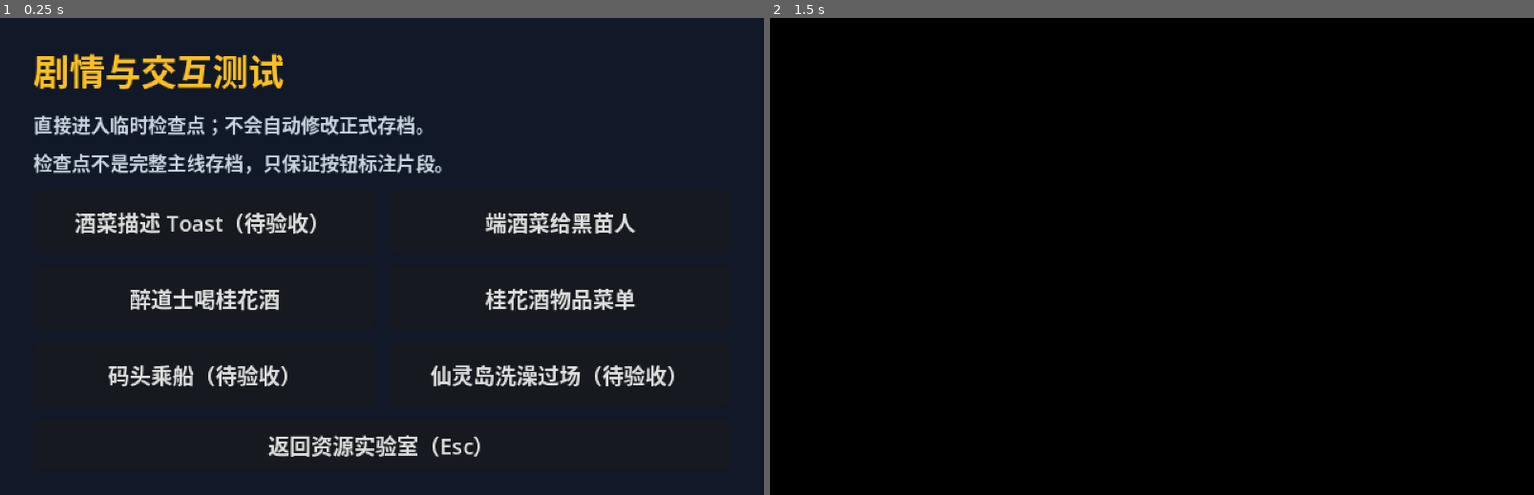
Above: before the commit, frames 1-2 (left to right).
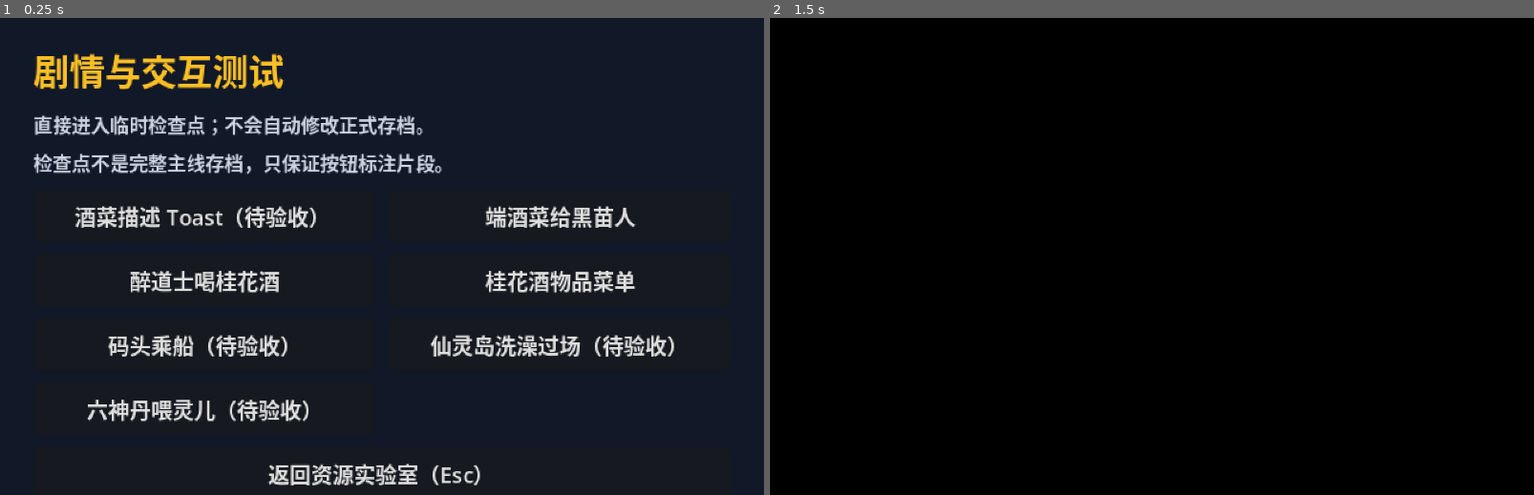
Above: after the commit, the same moments.

Repository: 1xuanyuan1/sword-godot
Game: Godot game, scene res://scenes/story_test_lab.tscn
Same seed, same stepped clock (60 frames per second), same inputs: the game is played once before the commit and once after it. This scene is started directly instead of the project's main scene.
Inputs (mouse positions are in pixels of both pictures, inside the frame that each line leads up to):
- Up to frame 1 (0.25 s): no input
- Up to frame 2 (1.5 s): click "酒菜描述 Toast（待验收）" at 0.5 s; tap Enter (ui_accept) at 1.25 s; move the mouse to (1320, 232) at 1.27 s; hold Right from 1.28 s (still down); tap Space at 1.35 s; click (1320, 232) at 1.42 s

The runs differ from the first frame. In frame 1, 8.8% of the frame differs, in the area x 9-89%, y 39-98%; in frame 2, nothing differs.

Commit message:
fix: 续跑六神丹苏醒事件

Diff:
--- a/src/debug/pal_debug_checkpoint.gd
+++ b/src/debug/pal_debug_checkpoint.gd
@@ -62,6 +62,24 @@
 				"music": 61,
 				"hint": "验证花树背景、洗澡画面与晃衣服动作不再异常黑屏",
 			}
+		"baihe_medicine_use":
+			_pending = {
+				"id": checkpoint_id,
+				"scene": 52,
+				"script": 0,
+				"event": 0,
+				# 这是 0081 面向偏移判定成功、普通接触原坐标判定刚好失败的床前 half 格。
+				"position": Vector2i(1424, 576),
+				"direction": GameSession.DIR_EAST,
+				"party": [0, 2],
+				"inventory": {286: 1},
+				"music": 12,
+				"event_overrides": {
+					906: {"trigger_script": 15042},
+					909: {"trigger_script": 15046},
+				},
+				"hint": "按 Esc 打开菜单，在物品中使用六神丹，验证赵灵儿苏醒并恢复三人队",
+			}
 		_:
 			_pending = {}
 			return false
--- a/src/debug/story_test_lab.gd
+++ b/src/debug/story_test_lab.gd
@@ -59,6 +59,7 @@
 	_add_checkpoint_button(grid, "桂花酒物品菜单", "wine_menu")
 	_add_checkpoint_button(grid, "码头乘船（待验收）", "fairy_island_boat")
 	_add_checkpoint_button(grid, "仙灵岛洗澡过场（待验收）", "fairy_island_bath")
+	_add_checkpoint_button(grid, "六神丹喂灵儿（待验收）", "baihe_medicine_use")
 
 	var back_button := Button.new()
 	back_button.text = "返回资源实验室（Esc）"
--- a/src/game/script_vm.gd
+++ b/src/game/script_vm.gd
@@ -118,6 +118,9 @@
 ## 本轮 `0081` 是否已把一个面对的事件提升为下一帧接触触发。
 ## 该状态独立于 `script_success`，因为物品脚本可能先检查多个不匹配对象。
 var touch_trigger_armed: bool = false
+## 本轮 `0081` 最后确认并提升为接触触发的 EventObject 编号。
+## 脚本结束回调会读取该编号，因此只在下一次运行、重新配置或停止时清空。
+var touch_trigger_event_id: int = 0
 
 var _cursor: int = 0
 var _event_object_id: int = 0
@@ -164,6 +167,8 @@
 	_auto_frame_number = 0
 	_camera_offset = Vector2i.ZERO
 	_camera_pan_active = false
+	touch_trigger_armed = false
+	touch_trigger_event_id = 0
 	if session != null and database != null:
 		session.initialize_role_state(database.player_roles)
 	_equipment_manager.database = database
@@ -206,6 +211,7 @@
 	_close_dialog_after_frame_wait = false
 	_camera_pan_active = false
 	touch_trigger_armed = false
+	touch_trigger_event_id = 0
 	_cursor = entry_index
 	_next_trigger_entry = entry_index
 	_event_object_id = event_object_id
@@ -324,6 +330,7 @@
 	_close_dialog_after_frame_wait = false
 	_camera_pan_active = false
 	touch_trigger_armed = false
+	touch_trigger_event_id = 0
 	_call_stack.clear()
 	dialog_ended.emit()
 
@@ -814,6 +821,7 @@
 				if _is_party_facing_event(entry.operands[0], entry.operands[1]):
 					if entry.operands[1] > 0:
 						touch_trigger_armed = true
+						touch_trigger_event_id = entry.operands[0]
 				else:
 					script_success = false
 					_cursor = entry.operands[2]
--- a/src/world/map_explorer.gd
+++ b/src/world/map_explorer.gd
@@ -584,6 +584,31 @@
 	return _continue_touch_scan()
 
 
+func _trigger_armed_touch_event(event_object_id: int) -> bool:
+	if event_object_id <= 0:
+		return _trigger_touch_event()
+	if _touch_scan_active or _script_vm == null or _script_vm.is_busy():
+		return false
+	var target: PalEventObject = null
+	for event in _scene_events:
+		if event.object_id == event_object_id:
+			target = event
+			break
+	# 0081 已用带朝向偏移的原版公式确认目标；不要再用普通接触扫描的
+	# EventObject 原坐标重复判距。床前边界站位正好会在两套公式间产生差异。
+	if target == null or not target.is_visible() or not target.is_touch_trigger() or target.trigger_script <= 0:
+		return _trigger_touch_event()
+	_touch_scan_active = true
+	_touch_scan_next_index = 0
+	_touch_scan_restart_requested = false
+	_touch_scan_processed_event_ids.clear()
+	_touch_scan_processed_event_ids[target.object_id] = true
+	if _prepare_touch_event(target):
+		_refresh_world()
+	_run_event_trigger(target)
+	return true
+
+
 func _continue_touch_scan() -> bool:
 	if not _touch_scan_active or _script_vm == null or _script_vm.is_busy():
 		return false
@@ -715,6 +740,8 @@
 		_session.party_direction = int(checkpoint["direction"])
 	if checkpoint.has("position"):
 		_session.set_party_world_position(checkpoint["position"])
+	if checkpoint.has("party"):
+		_session.party_roles = PackedInt32Array(checkpoint["party"])
 	var checkpoint_inventory: Dictionary = checkpoint.get("inventory", {})
 	for item_id in checkpoint_inventory:
 		_session.set_item_count(int(item_id), int(checkpoint_inventory[item_id]))
@@ -1303,9 +1330,10 @@
 		# 0081 会按原版把匹配对象改为接触触发；它与脚本最终成功标志不是同一状态。
 		# 破天锤会先顺序检查前面的石像，因此面对第二座以后时 script_success 仍可能为 false。
 		var should_trigger_touch := _script_vm.touch_trigger_armed
+		var armed_event_id := _script_vm.touch_trigger_event_id
 		_pending_used_item_id = 0
 		if should_trigger_touch:
-			call_deferred("_trigger_touch_event")
+			call_deferred("_trigger_armed_touch_event", armed_event_id)
 	if _pending_magic_object_id > 0:
 		_finish_pending_magic_stage(next_entry, _script_vm.script_success)
 	if _fade_in_after_scene_change and _pending_scene_index < 0 and not _screen_fade_active:
--- a/tests/run_local_baihe_medicine_mainline_test.gd
+++ b/tests/run_local_baihe_medicine_mainline_test.gd
@@ -192,9 +192,9 @@
 	_face_event(session, linger)
 	var medicine := database.item_definition(286)
 	_run_stage(vm, medicine.script_on_use, 0xffff)
-	if not _unsupported.is_empty() or not vm.script_success or not vm.touch_trigger_armed or linger.trigger_script != 14864:
-		vm.free()
-		return "六神丹没有安装赵灵儿恢复入口：success=%s armed=%s trigger=%d unsupported=%s" % [vm.script_success, vm.touch_trigger_armed, linger.trigger_script, _unsupported]
+	if not _unsupported.is_empty() or not vm.script_success or not vm.touch_trigger_armed or vm.touch_trigger_event_id != linger.object_id or linger.trigger_script != 14864:
+		vm.free()
+		return "六神丹没有安装并记录赵灵儿恢复入口：success=%s armed=%s event=%d trigger=%d unsupported=%s" % [vm.script_success, vm.touch_trigger_armed, vm.touch_trigger_event_id, linger.trigger_script, _unsupported]
 	if medicine.is_consuming():
 		session.change_item_count(286, -1)
 	_run_stage(vm, linger.trigger_script, linger.object_id)
--- /dev/null
+++ b/tests/run_local_baihe_medicine_use_runtime_test.gd
@@ -0,0 +1,163 @@
+# Copyright (C) 2026 sword-godot contributors
+# SPDX-License-Identifier: GPL-3.0-or-later
+## 使用正式 MapExplorer + TileMap 世界复现床前边界站位，并从六神丹物品脚本自动续跑赵灵儿苏醒剧情。
+## 带窗口运行时截图只写入被 Git 忽略的 generated/pal/visual_tests/。
+extends SceneTree
+
+const OUTPUT_DIR := "res://generated/pal/visual_tests"
+
+var _messages: Array[int] = []
+var _unsupported: Array[String] = []
+var _failure := ""
+
+
+func _init() -> void:
+	call_deferred("_run")
+
+
+func _run() -> void:
+	if not PalDebugCheckpoint.request("baihe_medicine_use"):
+		_fail("六神丹人工检查点不可用")
+		return
+	var explorer = load("res://scenes/map_explorer.tscn").instantiate()
+	root.add_child(explorer)
+	await process_frame
+	var vm: ScriptVM = explorer._script_vm
+	var linger: PalEventObject = explorer._database.event_objects[904]
+	vm.dialog_message.connect(func(index: int) -> void: _messages.append(index))
+	vm.unsupported_instruction.connect(
+		func(index: int, operation: int) -> void:
+			_unsupported.append("0x%04X@%d" % [operation, index])
+	)
+	if explorer._tile_world == null or explorer._tile_world.loaded_map_number != explorer._database.scenes[52].map_number:
+		_fail("六神丹回归没有载入正式 PalTileMapWorld")
+	elif explorer._session.party_roles != PackedInt32Array([0, 2]) or explorer._session.item_count(286) != 1:
+		_fail("六神丹检查点没有恢复床前队伍与道具：party=%s medicine=%d" % [explorer._session.party_roles, explorer._session.item_count(286)])
+	elif not vm._is_party_facing_event(linger.object_id, 1):
+		_fail("床前边界站位没有通过 0081 面向偏移判定")
+	elif explorer._is_touch_event_in_range(linger, explorer._session.party_world_position()):
+		_fail("床前边界站位没有复现普通接触距离严格失败")
+	if not _failure.is_empty():
+		_cleanup(explorer)
+		quit(1)
+		return
+
+	# 走正式物品使用入口，让 MapExplorer 负责消耗六神丹并衔接 0081 确认的对象。
+	explorer._on_item_use_requested(286)
+	if not vm.touch_trigger_armed or vm.touch_trigger_event_id != linger.object_id or linger.trigger_script != 14864:
+		_fail("六神丹没有记录赵灵儿目标：armed=%s event=%d trigger=%d" % [vm.touch_trigger_armed, vm.touch_trigger_event_id, linger.trigger_script])
+	elif explorer._session.item_count(286) != 0:
+		_fail("六神丹物品脚本完成后没有恰好消耗一颗：%d" % explorer._session.item_count(286))
+	await process_frame
+	if _failure.is_empty() and not vm.is_busy():
+		_fail("六神丹命中后没有自动进入赵灵儿苏醒入口 14864")
+
+	var deadline := Time.get_ticks_msec() + 45000
+	while _failure.is_empty() and Time.get_ticks_msec() < deadline:
+		var stable: bool = (
+			not vm.is_busy()
+			and not explorer._touch_scan_active
+			and not explorer._screen_fade_active
+			and explorer._pending_scene_index < 0
+			and explorer._session.party_roles == PackedInt32Array([0, 1, 2])
+		)
+		if stable:
+			break
+		if vm.waiting_for_dialog:
+			explorer._dialog_box.reveal_all()
+			vm.advance_dialog()
+		elif vm.waiting_for_confirmation:
+			vm.complete_confirmation(true)
+		elif vm.waiting_for_shop:
+			vm.complete_shop()
+		elif vm.waiting_for_key:
+			vm.complete_key_wait()
+		await process_frame
+
+	if _failure.is_empty() and (vm.is_busy() or explorer._touch_scan_active or explorer._screen_fade_active):
+		_fail("赵灵儿苏醒剧情没有在保护时间内结束：cursor=%d busy=%s touch=%s fade=%s" % [vm._cursor, vm.is_busy(), explorer._touch_scan_active, explorer._screen_fade_active])
+	elif _failure.is_empty() and not _unsupported.is_empty():
+		_fail("赵灵儿苏醒剧情出现未支持指令：%s" % ", ".join(_unsupported))
+	elif _failure.is_empty() and not _messages_are_complete():
+		_fail("赵灵儿苏醒与韩医仙后续提示消息范围不完整：%s" % [_messages])
+	elif _failure.is_empty() and explorer._session.party_roles != PackedInt32Array([0, 1, 2]):
+		_fail("赵灵儿苏醒后没有恢复三人队：%s" % explorer._session.party_roles)
+	elif _failure.is_empty() and (explorer._session.scene_index != 52 or explorer._session.music_number != 55):
+		_fail("赵灵儿苏醒后场景或音乐不稳定：scene=%d music=%d" % [explorer._session.scene_index, explorer._session.music_number])
+	elif _failure.is_empty() and (linger.state != 0 or explorer._database.event_objects[905].state != 2 or explorer._database.event_objects[905].trigger_script != 15050):
+		_fail("赵灵儿或韩医仙最终状态不正确：linger=%d doctor=%d/%d" % [linger.state, explorer._database.event_objects[905].state, explorer._database.event_objects[905].trigger_script])
+	elif _failure.is_empty():
+		await _save_recovered_frame(explorer)
+
+	if _failure.is_empty():
+		print("PASS: 六神丹从床前边界站位直接续跑 EventObject 905，赵灵儿苏醒并恢复三人队")
+	_cleanup(explorer)
+	await process_frame
+	quit(0 if _failure.is_empty() else 1)
+
+
+func _save_recovered_frame(explorer) -> void:
+	if DisplayServer.get_name() == "headless":
+		return
+	await RenderingServer.frame_post_draw
+	var image: Image = explorer.get_viewport().get_texture().get_image()
+	if image == null:
+		_fail("无法读取赵灵儿苏醒后的正式 TileMap 画面")
+		return
+	image.resize(320, 200, Image.INTERPOLATE_NEAREST)
+	var nonblack_pixels := 0
+	for y in range(image.get_height()):
+		for x in range(image.get_width()):
+			var color := image.get_pixel(x, y)
+			if color.r > 0.04 or color.g > 0.04 or color.b > 0.04:
+				nonblack_pixels += 1
+	if nonblack_pixels < 5000:
+		_fail("赵灵儿苏醒后的画面仍接近全黑：%d 个非黑像素" % nonblack_pixels)
+		return
+	var output_directory := ProjectSettings.globalize_path(OUTPUT_DIR)
+	DirAccess.make_dir_recursive_absolute(output_directory)
+	if image.save_png(output_directory.path_join("baihe_linger_recovered.png")) != OK:
+		_fail("无法保存赵灵儿苏醒后的 TileMap 截图")
+
+
+func _message_range(first: int, last: int) -> Array[int]:
+	var result: Array[int] = []
+	for index in range(first, last + 1):
+		result.append(index)
+	return result
+
+
+func _messages_are_complete() -> bool:
+	var recovery := _message_range(4254, 4345)
+	if _messages.size() < recovery.size() + 3:
+		return false
+	for index in range(recovery.size()):
+		if _messages[index] != recovery[index]:
+			return false
+	# 苏醒脚本结束后，正式接触链会在同一游戏更新周期命中床边韩医仙，
+	# 自动补上下一步主线提示；附近自动脚本可能在玩家移动前再扫描一次，
+	# 但每轮都必须是完整的 4350–4352，不能截断或混入别的入口。
+	var follow_up_size := _messages.size() - recovery.size()
+	if follow_up_size % 3 != 0:
+		return false
+	for index in range(follow_up_size):
+		if _messages[recovery.size() + index] != 4350 + index % 3:
+			return false
+	return true
+
+
+func _cleanup(explorer) -> void:
+	if explorer._script_vm != null:
+		explorer._script_vm.stop()
+	if explorer._audio_player != null:
+		explorer._audio_player.stop_all()
+		explorer._audio_player._music_player.stream = null
+		for player in explorer._audio_player._sound_players:
+			player.stream = null
+	explorer.free()
+
+
+func _fail(message: String) -> void:
+	if _failure.is_empty():
+		_failure = message
+		printerr("FAIL: %s" % message)
--- a/tests/run_tests.gd
+++ b/tests/run_tests.gd
@@ -2097,6 +2097,10 @@
 	_expect(boat_overrides.get(124, {}).get("trigger_script") == 0x16f9 and boat_overrides.get(124, {}).get("position") == Vector2i(1152, 1376), "boat checkpoint restores Zhang Si's post-medicine position and boarding script")
 	_expect(checkpoint.get("scene_enter_scripts", {}).get(0) == 8145 and boat_overrides.get(4, {}).get("state") == 1, "boat checkpoint preserves the completed inn intro and open stairs")
 	_expect(boat_overrides.get(11, {}).get("position") == Vector2i(1152, 384) and boat_overrides.get(11, {}).get("auto_script") == 4458 and boat_overrides.get(12, {}).get("state") == 0, "boat checkpoint removes the aunt wake-up pose before continued play")
+	_expect(DebugCheckpoint.request("baihe_medicine_use"), "baihe medicine use checkpoint is accepted")
+	checkpoint = DebugCheckpoint.consume()
+	_expect(checkpoint.get("scene") == 52 and checkpoint.get("position") == Vector2i(1424, 576) and checkpoint.get("direction") == GameSession.DIR_EAST, "baihe medicine checkpoint opens at Linger's bedside boundary position")
+	_expect(checkpoint.get("party") == [0, 2] and checkpoint.get("inventory", {}).get(286) == 1, "baihe medicine checkpoint restores Yueru and one six-god pill")
 	var legacy_database := PalContentDatabase.new()
 	var inn_scene := PalSceneDefinition.new()
 	inn_scene.script_on_enter = 6225
Not shown, changed: .yulia/kb/bugfix/map-explorer.md
Not shown, changed: .yulia/kb/changelog/changelog.md
Not shown, changed: docs/DEVELOPMENT_WORKFLOW.md
Not shown, changed: docs/SCRIPT_VM.md
